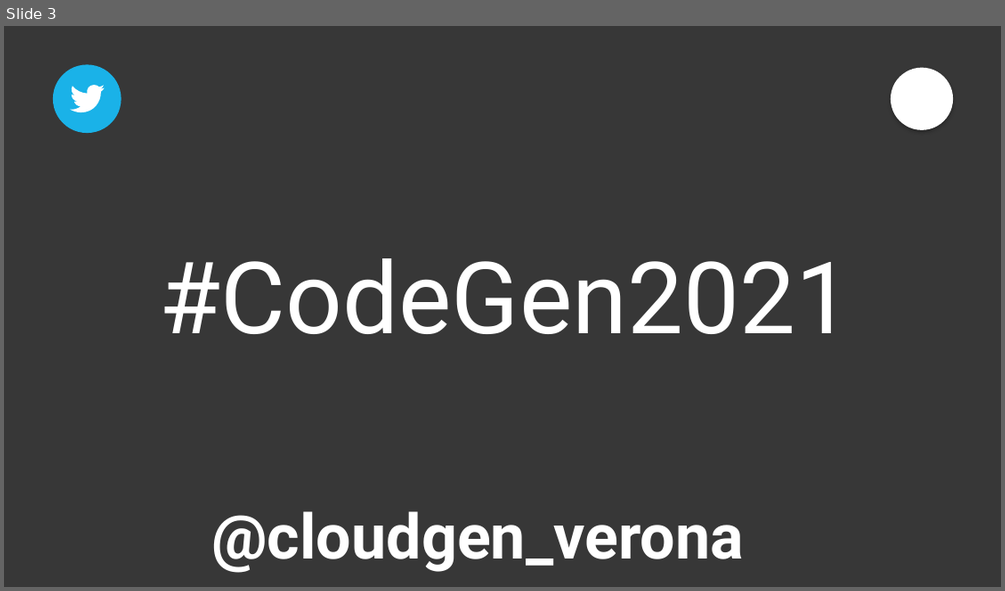
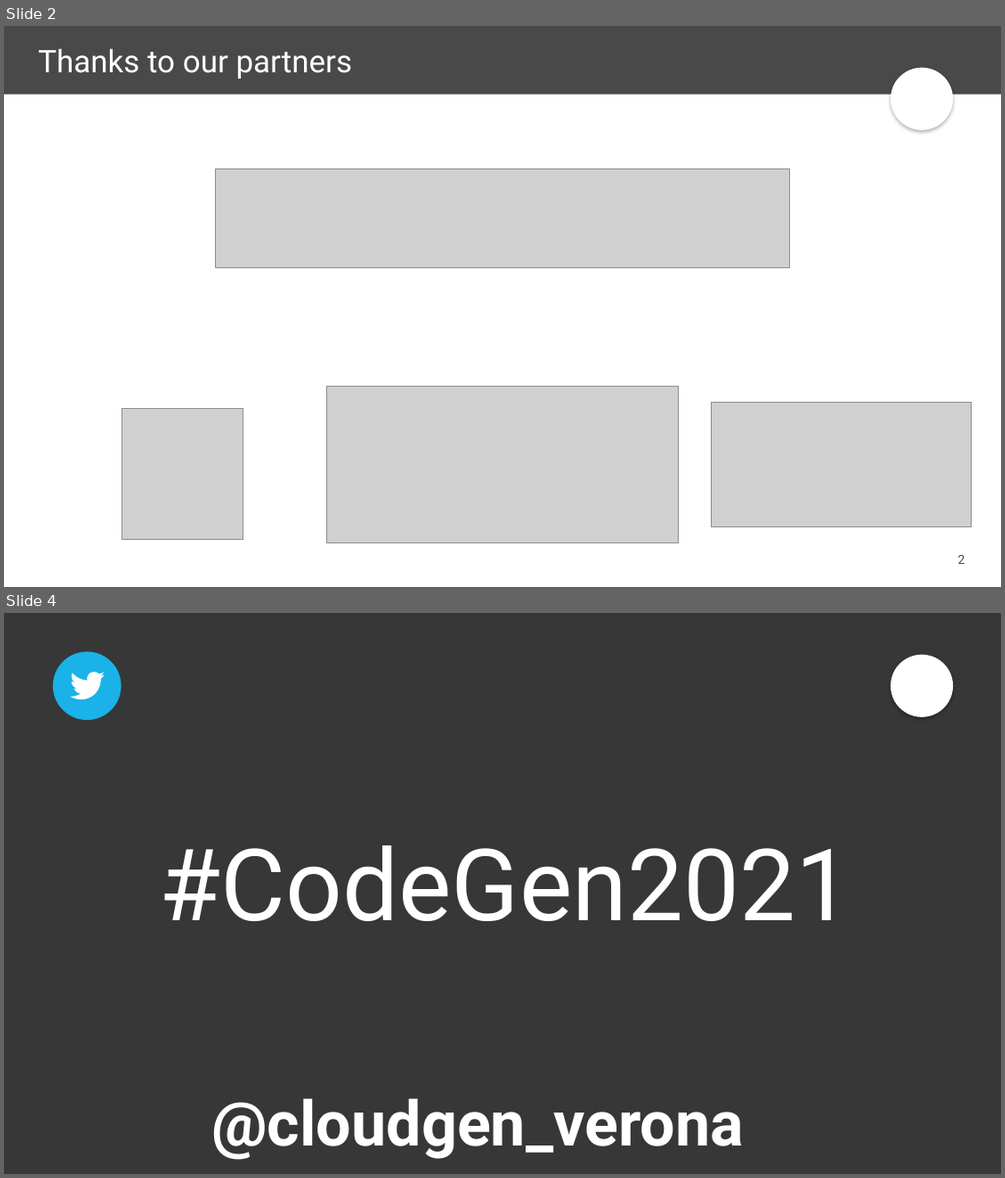
Before and after one commit to CloudGenVR/Cloudgen2021Speakers, a slide deck: Presentation/Cloudgen2021_Template.pptx. Shown one above the other, each under a label of ours: slide 3 before the commit, slides 2 and 4 after it; the slides between them are not shown. The pictures are 1005x591 and 1005x1178 pixels, drawn with LibreOffice and Linux fonts; fonts in the diff are those of the drawing; grey boxes stand for pictures; background and template pictures are left out. Boxes give left, top, right and bottom in pixels: in the first picture for what was removed or moved away, otherwise in the second. Text is boxed around its words. In the diff, an @@ line names an element or a change of style, - is before the commit and + after.

```diff
--- a/Presentation/Cloudgen2021_Template.pptx
+++ b/Presentation/Cloudgen2021_Template.pptx
@@ slide 2 added at (4, 26, 1001, 587), background #FFFFFF; not listed: 2 template elements that a slide beside it also shows @@
@@ title added at (38, 48, 353, 79), 30 pt, text #FFFFFF @@
+Thanks to our partners
@@ picture added at (216, 168, 789, 268) @@
@@ picture added at (327, 386, 678, 543) @@
@@ picture added at (122, 408, 243, 539) @@
@@ picture added at (712, 402, 971, 527) @@
@@ page number added at (958, 555, 965, 564), 12 pt, text #494949 @@
+2
@@ what was slide 3 is now slide 4 @@
```
